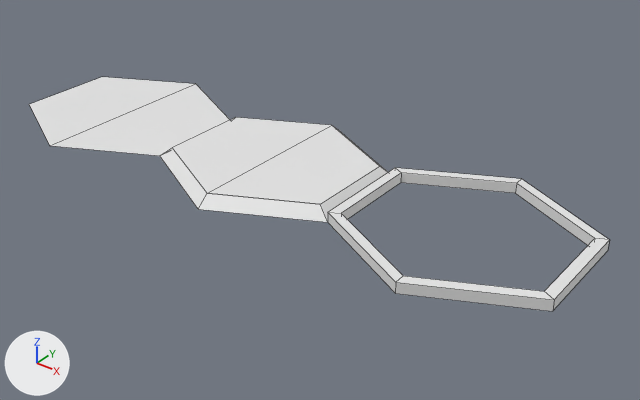
Before and after pictures for a commit that changed the Blender file Blender/assets.blend.
Rendered twice from a 50 mm lens placed at (6.81, -5.53, 3.79), pointed at (2.43, 0.13, -0.27). Arrows for +X, +Y and +Z are at lower left; the lights stay in place. The first picture is the older version. Mesh edges are drawn as thin lines.

Script lines for the objects in view, before the commit:
```python
me_hexflat = bpy.data.meshes.new('HexFlat')
me_hexflat.from_pydata(...)  # 6 vertices, 2 faces; spans x -1.0..1.0, y -1.0..1.0, z 0.0
# before: 0 (0.0, -1.0, 0.0) at pixel (49, 145), 1 (1.0, -0.5, 0.0) at pixel (159, 155), 2 (1.0, 0.5, 0.0), 3 (0.0, 1.0, 0.0) at pixel (195, 83), 4 (-1.0, 0.5, 0.0) at pixel (102, 76)
# before: 5 (-1.0, -0.5, 0.0) at pixel (29, 104)
me_hexhighlight = bpy.data.meshes.new('HexHighlight')
me_hexhighlight.from_pydata(...)  # 24 vertices, 18 faces; spans x -1.0..1.0, y -1.0..1.0, z 0.0..0.1
me_hexland = bpy.data.meshes.new('HexLand')
me_hexland.from_pydata(...)  # 18 vertices, 8 faces; spans x -1.0..1.0, y -1.0..1.0, z 0.0..0.1
# before: 0 (0.0, -1.0, 0.0) at pixel (198, 209), 1 (1.0, -0.5, 0.0) at pixel (327, 222), 2 (1.0, 0.5, 0.0), 3 (0.0, 1.0, 0.0) at pixel (338, 130), 4 (-1.0, 0.5, 0.0)
# before: 5 (-1.0, -0.5, 0.0) at pixel (159, 155)
ob_hexflat = bpy.data.objects.new('HexFlat', me_hexflat)
ob_hexflat.location = (0.0, 0.0, 0.0)
ob_hexhighlight = bpy.data.objects.new('HexHighlight', me_hexhighlight)
ob_hexhighlight.location = (4.0, 0.0, 0.0)
ob_hexland = bpy.data.objects.new('HexLand', me_hexland)
ob_hexland.location = (2.0, 0.0, 0.0)
```
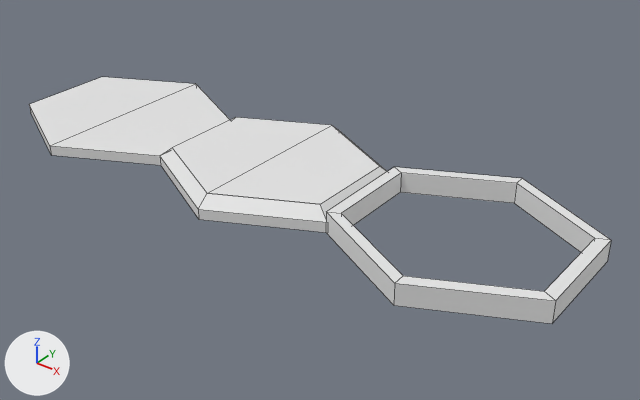
What the commit changed:
me_hexland is used by ob_hexland; location (2.0, 0.0, 0.0).
Verts and faces of me_hexland; kept vertices keep their numbers, new ones are numbered from 18.
me_hexland had 18 vertices, 8 faces and spanned x -1.0..1.0, y -1.0..1.0, z 0.0..0.1.
me_hexland now has 24 vertices, 14 faces and spans x -1.0..1.0, y -1.0..1.0, z -0.1..0.1.
Part 1, on me_hexland:
New vertices 18 to 23 stand at vertices 0 to 5, in that order, plus (0.0, 0.0, -0.1).
New faces: (4, 22, 23, 5), (2, 20, 21, 3), (0, 18, 19, 1), (0, 5, 23, 18), (3, 21, 22, 4), (1, 19, 20, 2).
me_hexflat is used by ob_hexflat; location (0.0, 0.0, 0.0).
Verts and faces of me_hexflat; kept vertices keep their numbers, new ones are numbered from 6.
me_hexflat had 6 vertices, 2 faces and spanned x -1.0..1.0, y -1.0..1.0, z 0.0.
me_hexflat now has 12 vertices, 8 faces and spans x -1.0..1.0, y -1.0..1.0, z -0.1..0.0.
Part 2, on me_hexflat:
New vertices 6 to 11 stand at vertices 0 to 5, in that order, plus (0.0, 0.0, -0.1).
New faces: (1, 7, 8, 2), (4, 10, 11, 5), (2, 8, 9, 3), (0, 6, 7, 1), (0, 5, 11, 6), (3, 9, 10, 4).
me_hexhighlight is used by ob_hexhighlight; location (4.0, 0.0, 0.0).
me_hexhighlight had 24 vertices, 18 faces and spanned x -1.0..1.0, y -1.0..1.0, z 0.0..0.1.
me_hexhighlight now has 24 vertices, 18 faces and spans x -1.01..1.01, y -1.01..1.01, z -0.1..0.1.
me_hexhighlight part 3: the whole mesh is scaled about its middle by (1.01, 1.01, 2), then moved by (0.0, 0.0, -0.05).

What differs and where, as boxes (x1, y1, x2, y2) in the pictures (640 x 400 px):
'HexLand', reshaped (9% taller): before (160, 117, 388, 222); after (160, 117, 387, 232)
'HexHighlight', mesh rescaled (10% taller): before (328, 168, 609, 311); after (326, 167, 611, 324)
'HexFlat', reshaped (11% taller): before (29, 77, 230, 156); after (29, 77, 230, 165)
part 1 of me_hexland, added: after (160, 157, 326, 232)
part 2 of me_hexflat, added: after (29, 105, 160, 165)
